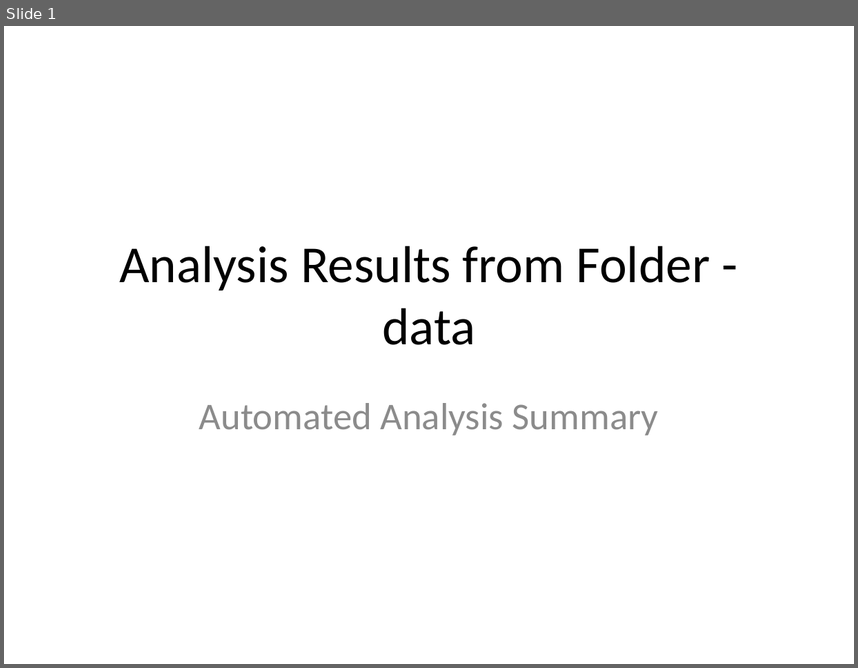
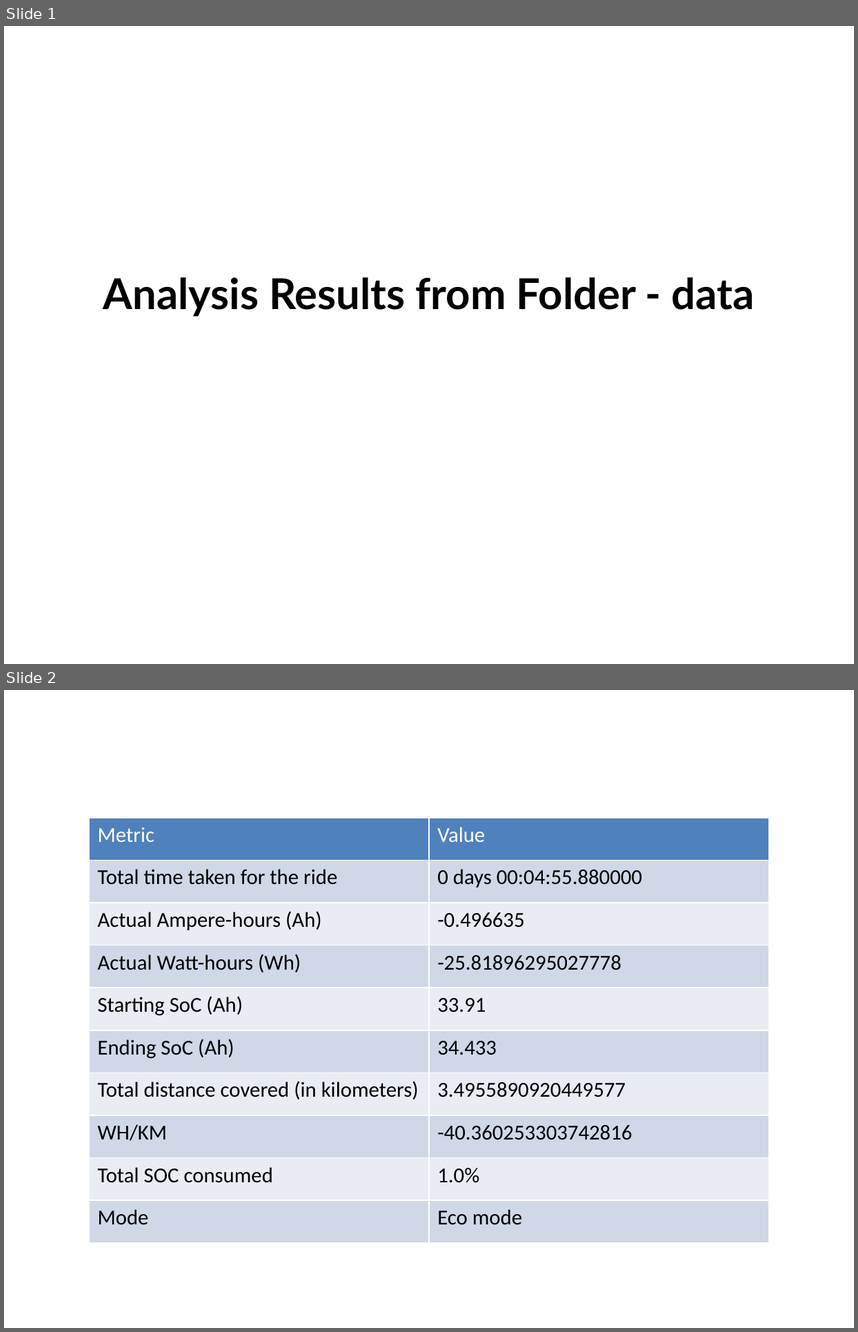
Before and after one commit to annmonrajijames/Automationdashboard, a slide deck: lectrix_internship/work/Automationdashboard/data/analysis_data.pptx. Shown one above the other, each under a label of ours: slide 1 before the commit, slides 1 and 2 after it. The pictures are 858x668 and 858x1332 pixels, drawn with LibreOffice and Linux fonts; fonts in the diff are those of the drawing. Boxes give left, top, right and bottom in pixels: in the first picture for what was removed or moved away, otherwise in the second. Text is boxed around its words. In the diff, an @@ line names an element or a change of style, - is before the commit and + after.

```diff
--- a/lectrix_internship/work/Automationdashboard/data/analysis_data.pptx
+++ b/lectrix_internship/work/Automationdashboard/data/analysis_data.pptx
@@ slide 2 added at (4,690,854,1328), background #FFFFFF @@
@@ table added at (89,818,769,1243), 10 rows, 2 columns @@
+Metric | Value
+Total time taken for the ride | 0 days 00:04:55.880000
+Actual Ampere-hours (Ah) | -0.496635
+Actual Watt-hours (Wh) | -25.81896295027778
+Starting SoC (Ah) | 33.91
+Ending SoC (Ah) | 34.433
+Total distance covered (in kilometers) | 3.4955890920449577
+WH/KM | -40.360253303742816
+Total SOC consumed | 1.0%
+Mode | Eco mode
@@ slide 1 changed as well @@
@@ title "Analysis Results from Folder - ..." at (103,277,755,316): size 44 to 36 pt, font Calibri to Lato, bold on @@
@@ subtitle removed at (199,403,659,435) @@
-Automated Analysis Summary
```
Also in this commit, not shown: 1 other slide added, 10 slides removed, 1 other file.
